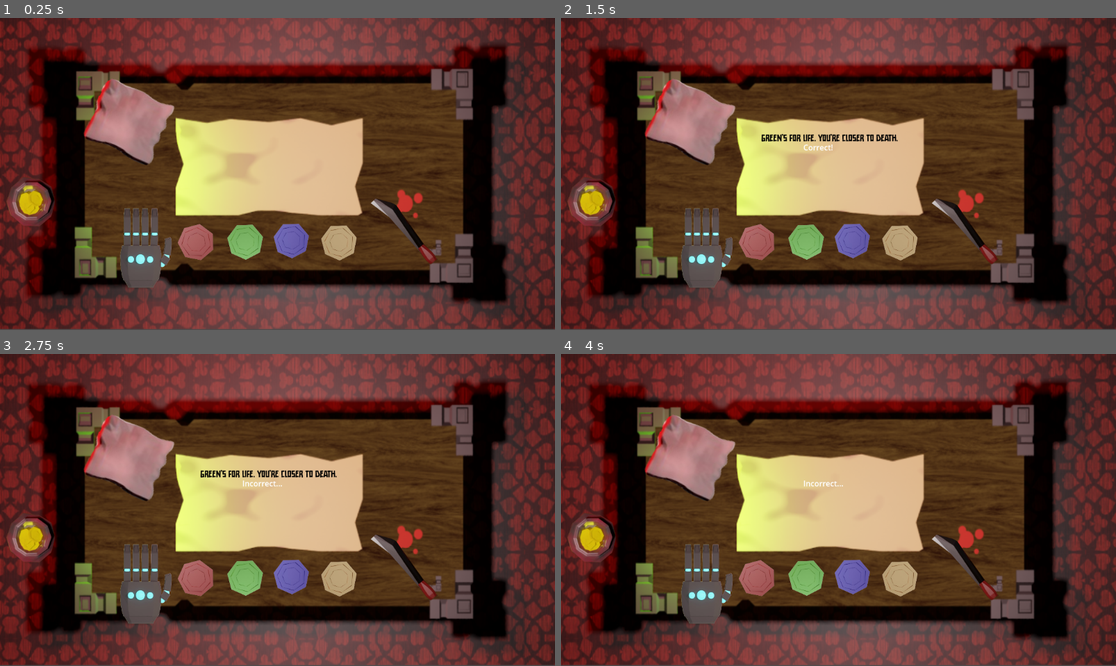
Above: before the commit, frames 1-4 (two rows, left to right).
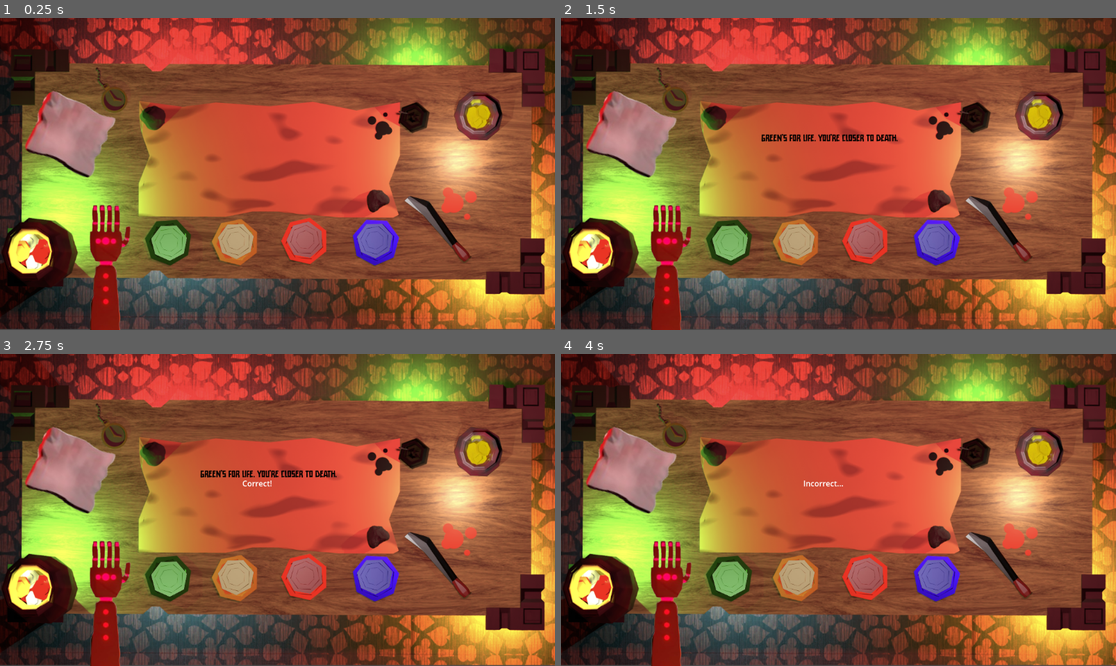
Above: after the commit, the same moments.

Repository: avanishbadhan/jumpstart
Game: Godot game, scene res://main.tscn
The game is run twice, just before and just after one commit, with the same random seed, the same clock (stepped at 60 frames per second) and the same inputs.
Inputs (mouse positions are in pixels of both pictures, inside the frame that each line leads up to):
- Up to frame 1 (0.25 s): no input
- Up to frame 2 (1.5 s): click (966, 230) at 0.52 s; click (755, 242) at 1.27 s
- Up to frame 3 (2.75 s): click (288, 578) at 2.02 s
- Up to frame 4 (4 s): click (805, 578) at 2.77 s; click (899, 578) at 3.52 s

The runs differ from the first frame. In frame 1, 93% of the frame differs, in the area x 0-100%, y 0-100%; in frame 2, 93%; in frame 3, 93%; in frame 4, 93%.

Commit message:
update 0.15

Diff:
--- a/main.tscn
+++ b/main.tscn
@@ -1,6 +1,6 @@
-[gd_scene load_steps=29 format=3 uid="uid://dtuqbrulfuv2l"]
-
-[ext_resource type="Texture2D" uid="uid://dhx3283muypvp" path="res://new_bg.png" id="1_5vw27"]
+[gd_scene load_steps=33 format=3 uid="uid://dtuqbrulfuv2l"]
+
+[ext_resource type="Texture2D" uid="uid://dp30djxoa5p4x" path="res://bg3am.png" id="1_getpj"]
 [ext_resource type="Script" uid="uid://oa6oklbl8m10" path="res://player.gd" id="1_h2yge"]
 [ext_resource type="FontFile" uid="uid://bmknn1doccn3k" path="res://Ricebox Allcaps.ttf" id="3_2cqfq"]
 [ext_resource type="Texture2D" uid="uid://crt1dvnupxyst" path="res://knife.png" id="3_kek77"]
@@ -8,9 +8,10 @@
 [ext_resource type="AudioStream" uid="uid://3nwfosqbtkbm" path="res://knife-stab-48222.mp3" id="5_7mycd"]
 [ext_resource type="AudioStream" uid="uid://vekqjcc1acls" path="res://music.mp3" id="5_lquwl"]
 [ext_resource type="AudioStream" uid="uid://cd81e71mo8b3y" path="res://knife-slice-41231.mp3" id="6_272bh"]
-[ext_resource type="Texture2D" uid="uid://b7igt7xu1gu24" path="res://Hand-removebg-preview.png" id="7_5vw27"]
+[ext_resource type="Texture2D" uid="uid://cryrgso6mue5l" path="res://Screenshot_2025-09-28_at_3.01.31_AM-removebg-preview.png" id="8_getpj"]
 [ext_resource type="Texture2D" uid="uid://b5ston4d5pvj1" path="res://sackofcoins.png" id="9_4c57u"]
 [ext_resource type="Texture2D" uid="uid://csn6t0prko68i" path="res://red_coin_better.png" id="9_ycdy4"]
+[ext_resource type="FontFile" uid="uid://cjuerbegjkp61" path="res://ricebox_allcaps/Ricebox Allcaps.ttf" id="10_getpj"]
 [ext_resource type="Texture2D" uid="uid://cfuq3vsuum5rc" path="res://blue_coin_better.png" id="10_w48qg"]
 [ext_resource type="Script" uid="uid://cob4aae6gfgtq" path="res://red_select.gd" id="11_82xsv"]
 [ext_resource type="Texture2D" uid="uid://gb41fsiyo6cb" path="res://green_coin_better.png" id="11_vivmo"]
@@ -26,11 +27,20 @@
 
 [sub_resource type="StyleBoxEmpty" id="StyleBoxEmpty_efxa6"]
 
+[sub_resource type="FontVariation" id="FontVariation_ryguw"]
+base_font = ExtResource("10_getpj")
+
 [sub_resource type="StyleBoxEmpty" id="StyleBoxEmpty_2cqfq"]
 
 [sub_resource type="StyleBoxEmpty" id="StyleBoxEmpty_yaehf"]
 
+[sub_resource type="FontVariation" id="FontVariation_d13ii"]
+base_font = ExtResource("10_getpj")
+
 [sub_resource type="StyleBoxEmpty" id="StyleBoxEmpty_074og"]
+
+[sub_resource type="FontVariation" id="FontVariation_1u8w0"]
+base_font = ExtResource("10_getpj")
 
 [sub_resource type="StyleBoxEmpty" id="StyleBoxEmpty_cegan"]
 
@@ -44,7 +54,8 @@
 z_index = -2
 offset_right = 1155.0
 offset_bottom = 646.0
-texture = ExtResource("1_5vw27")
+texture = ExtResource("1_getpj")
+expand_mode = 1
 
 [node name="player" type="CharacterBody2D" parent="."]
 position = Vector2(589, 234)
@@ -77,10 +88,10 @@
 anchor_top = 3.325
 anchor_right = 1.0500001
 anchor_bottom = 3.325
-offset_left = -53.0
-offset_top = -44.0
-offset_right = 328.0
-offset_bottom = 342.0
+offset_left = 17.0
+offset_top = -49.0
+offset_right = 398.0
+offset_bottom = 337.0
 scale = Vector2(0.5, 0.5)
 theme_override_styles/normal = SubResource("StyleBoxEmpty_efxa6")
 theme_override_styles/normal_mirrored = SubResource("StyleBoxEmpty_efxa6")
@@ -106,20 +117,21 @@
 position = Vector2(191, 275)
 
 [node name="Sprite2D" type="Sprite2D" parent="Hand"]
-position = Vector2(88.12501, 203.03128)
-scale = Vector2(0.42004502, 0.45850003)
-texture = ExtResource("7_5vw27")
+position = Vector2(28.000004, 431)
+scale = Vector2(0.64627975, 0.6264554)
+texture = ExtResource("8_getpj")
 
 [node name="AudioStreamPlayer" type="AudioStreamPlayer" parent="."]
 stream = ExtResource("5_lquwl")
 autoplay = true
 
 [node name="red_select" type="Button" parent="."]
-offset_left = 365.0
-offset_top = 427.0
-offset_right = 546.0
-offset_bottom = 610.0
-scale = Vector2(0.45, 0.45)
+offset_left = 591.0
+offset_top = 422.0
+offset_right = 772.0
+offset_bottom = 605.0
+scale = Vector2(0.45, 0.45)
+theme_override_fonts/font = SubResource("FontVariation_ryguw")
 theme_override_styles/normal = SubResource("StyleBoxEmpty_2cqfq")
 theme_override_styles/normal_mirrored = SubResource("StyleBoxEmpty_2cqfq")
 theme_override_styles/pressed = SubResource("StyleBoxEmpty_2cqfq")
@@ -135,11 +147,12 @@
 script = ExtResource("11_82xsv")
 
 [node name="blue_select" type="Button" parent="."]
-offset_left = 561.0
-offset_top = 424.0
-offset_right = 750.0
+offset_left = 734.0
+offset_top = 424.00003
+offset_right = 923.0
 offset_bottom = 602.0
 scale = Vector2(0.45, 0.45)
+theme_override_fonts/font = ExtResource("10_getpj")
 theme_override_styles/normal = SubResource("StyleBoxEmpty_yaehf")
 theme_override_styles/normal_mirrored = SubResource("StyleBoxEmpty_yaehf")
 theme_override_styles/pressed = SubResource("StyleBoxEmpty_yaehf")
@@ -155,11 +168,12 @@
 script = ExtResource("13_getpj")
 
 [node name="green_select" type="Button" parent="."]
-offset_left = 465.0
-offset_top = 424.0
-offset_right = 655.0
-offset_bottom = 607.0
-scale = Vector2(0.45, 0.45)
+offset_left = 307.0
+offset_top = 426.0
+offset_right = 497.0
+offset_bottom = 609.0
+scale = Vector2(0.45, 0.45)
+theme_override_fonts/font = SubResource("FontVariation_d13ii")
 theme_override_styles/normal = SubResource("StyleBoxEmpty_074og")
 theme_override_styles/normal_mirrored = SubResource("StyleBoxEmpty_074og")
 theme_override_styles/pressed = SubResource("StyleBoxEmpty_074og")
@@ -175,11 +189,12 @@
 script = ExtResource("15_ryguw")
 
 [node name="yellow_select" type="Button" parent="."]
-offset_left = 662.0
-offset_top = 426.0
-offset_right = 845.0
-offset_bottom = 619.0
-scale = Vector2(0.45, 0.45)
+offset_left = 448.0
+offset_top = 423.0
+offset_right = 631.0
+offset_bottom = 616.0
+scale = Vector2(0.45, 0.45)
+theme_override_fonts/font = SubResource("FontVariation_1u8w0")
 theme_override_styles/normal = SubResource("StyleBoxEmpty_cegan")
 theme_override_styles/normal_mirrored = SubResource("StyleBoxEmpty_cegan")
 theme_override_styles/pressed = SubResource("StyleBoxEmpty_cegan")
@@ -195,10 +210,10 @@
 script = ExtResource("17_d13ii")
 
 [node name="coinSack" type="Button" parent="."]
-offset_left = 4.0
-offset_top = 329.0
-offset_right = 232.0
-offset_bottom = 548.0
+offset_left = 933.0
+offset_top = 150.0
+offset_right = 1161.0
+offset_bottom = 369.0
 scale = Vector2(0.5, 0.5)
 theme_override_colors/font_outline_color = Color(1, 1, 1, 1)
 theme_override_colors/icon_disabled_color = Color(0.099985994, 0.099985994, 0.099985994, 0.4)
@@ -216,12 +231,12 @@
 icon = ExtResource("9_4c57u")
 
 [node name="HiddenCoin" type="Sprite2D" parent="."]
-position = Vector2(247, 202)
+position = Vector2(119, 217)
 scale = Vector2(0.3, 0.3)
 script = ExtResource("16_074og")
 
 [node name="cloth" type="Sprite2D" parent="."]
-position = Vector2(265.10513, 214.60771)
+position = Vector2(143.00002, 240.00003)
 rotation = 0.4171337
 scale = Vector2(1.8931669, 1.7117524)
 texture = ExtResource("15_yaehf")
Binary file added: Screenshot_2025-09-28_at_3.01.31_AM-removebg-preview.png
Not shown, added: Screenshot_2025-09-28_at_3.01.31_AM-removebg-preview.png.import
Binary file added: bg3am.png
Not shown, added: bg3am.png.import
Not shown, changed: .DS_Store
